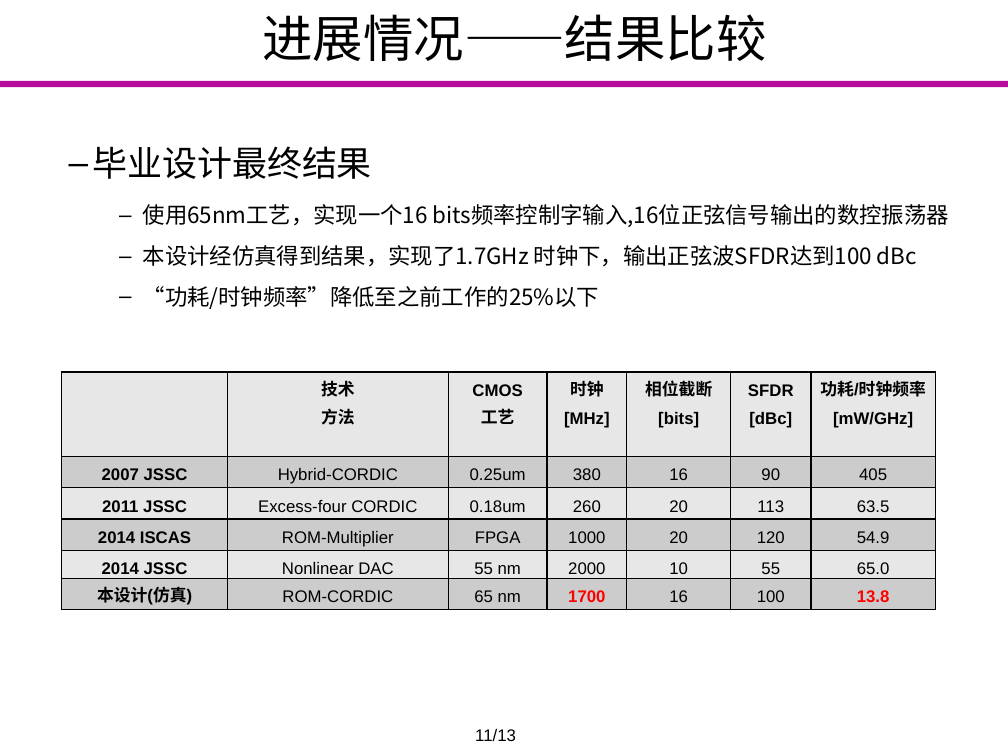
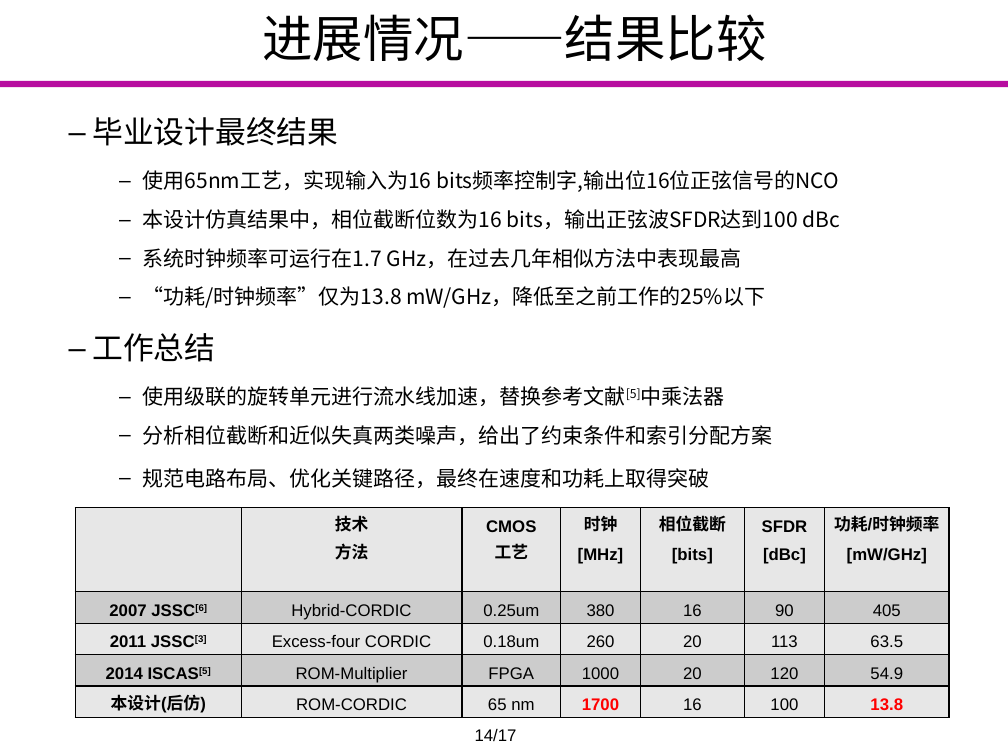
Before and after one commit to Markov2016/lunwen, a slide deck: slide 14 of dabian/杨一雄_毕业设计答辩.pptx. Drawn at 1008x756 pixels with LibreOffice and Linux fonts; fonts in the diff are those of the drawing; background and template pictures are left out. Boxes give left, top, right and bottom in pixels: in the first picture for what was removed or moved away, otherwise in the second. Text is boxed around its words. In the diff, an @@ line names an element or a change of style, - is before the commit and + after.

```diff
--- a/dabian/杨一雄_毕业设计答辩.pptx
+++ b/dabian/杨一雄_毕业设计答辩.pptx
@@ text "毕业设计最终结果": place and size @@
-text "毕业设计最终结果" at bbox=[92, 146, 949, 309]
+text "毕业设计最终结果" at bbox=[92, 117, 841, 488]
@@ text at bbox=[92, 117, 338, 146]: size 25 to 22 pt in "毕业设计最终结果" @@
@@ text at bbox=[92, 170, 841, 488]: text changed; size 16 to 15 pt @@
-    – 使用65nm工艺，实现一个16 bits频率控制字输入,16位正弦信号输出的数控振荡器
-    – 本设计经仿真得到结果，实现了1.7GHz 时钟下，输出正弦波SFDR达到100 dBc
-    – “功耗/时钟频率”降低至之前工作的25%以下
+    – 使用65nm工艺，实现输入为16 bits频率控制字,输出位16位正弦信号的NCO
+    – 本设计仿真结果中，相位截断位数为16 bits，输出正弦波SFDR达到100 dBc
+    – 系统时钟频率可运行在1.7 GHz，在过去几年相似方法中表现最高
+    – “功耗/时钟频率”仅为13.8 mW/GHz，降低至之前工作的25%以下
+  – 工作总结
+    – 使用级联的旋转单元进行流水线加速，替换参考文献[5]中乘法器
+    – 分析相位截断和近似失真两类噪声，给出了约束条件和索引分配方案
+    – 规范电路布局、优化关键路径，最终在速度和功耗上取得突破
@@ table at bbox=[76, 508, 951, 717] @@
-row 2: 2007 JSSC | Hybrid-CORDIC | 0.25um | 380 | 16 | 90 | 405
-row 3: 2011 JSSC | Excess-four CORDIC | 0.18um | 260 | 20 | 113 | 63.5
-row 4: 2014 ISCAS | ROM-Multiplier | FPGA | 1000 | 20 | 120 | 54.9
-row 5: 2014 JSSC | Nonlinear DAC | 55 nm | 2000 | 10 | 55 | 65.0
-row 6: 本设计(仿真) | ROM-CORDIC | 65 nm | 1700 | 16 | 100 | 13.8
+row 2: 2007 JSSC[6] | Hybrid-CORDIC | 0.25um | 380 | 16 | 90 | 405
+row 3: 2011 JSSC[3] | Excess-four CORDIC | 0.18um | 260 | 20 | 113 | 63.5
+row 4: 2014 ISCAS[5] | ROM-Multiplier | FPGA | 1000 | 20 | 120 | 54.9
+row 5: 本设计(后仿) | ROM-CORDIC | 65 nm | 1700 | 16 | 100 | 13.8
@@ table: place and size @@
-table at bbox=[61, 372, 936, 609]
+table at bbox=[76, 508, 951, 717]
@@ text at bbox=[475, 729, 517, 742]: text changed @@
-11/13
+14/17
```
Also in this commit, not shown: 15 other slides changed, 1 slide removed, 1 other file.
